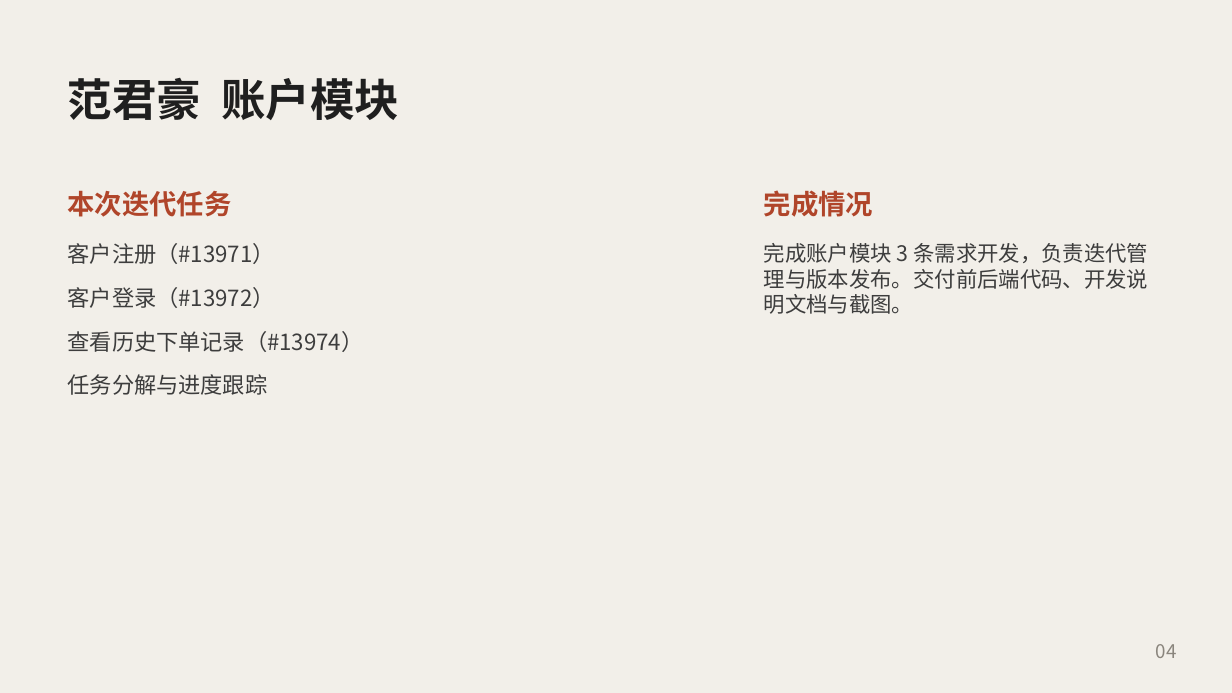
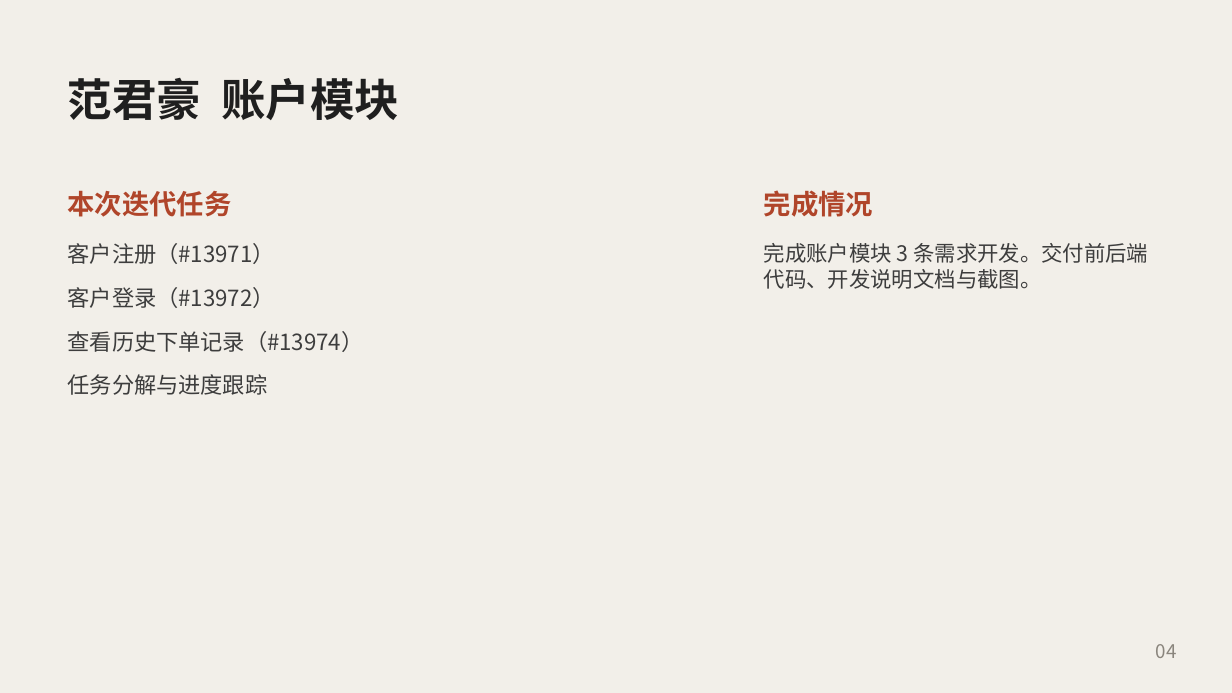
Before and after one commit to hds556/se-course-project, a slide deck: slide 12 of ppt/第三次阶段性评审-在线购物系统.pptx. Drawn at 1232x693 pixels with LibreOffice and Linux fonts; fonts in the diff are those of the drawing. Boxes give left, top, right and bottom in pixels: in the first picture for what was removed or moved away, otherwise in the second. Text is boxed around its words. In the diff, an @@ line names an element or a change of style, - is before the commit and + after.

Commit message:
更新第三次阶段性评审PPT

```diff
--- a/ppt/第三次阶段性评审-在线购物系统.pptx
+++ b/ppt/第三次阶段性评审-在线购物系统.pptx
@@ text at (x1=764, y1=243, x2=1148, y2=289): text changed @@
-完成账户模块 3 条需求开发，负责迭代管理与版本发布。交付前后端代码、开发说明文档与截图。
+完成账户模块 3 条需求开发。交付前后端代码、开发说明文档与截图。
```
